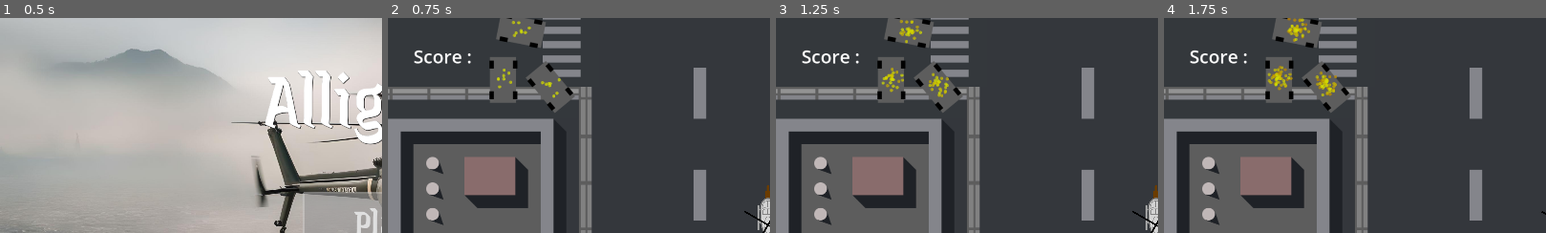
Above: before the commit, frames 1-4 (left to right).
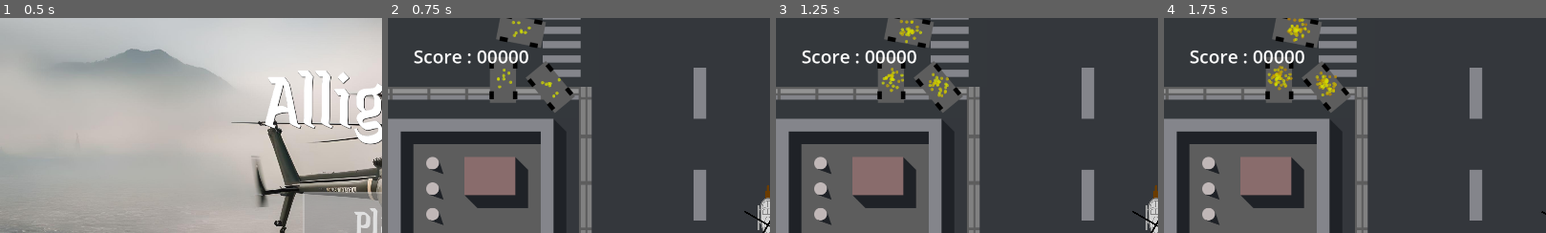
Above: after the commit, the same moments.

Repository: gargamal/alligator
Game: Godot game, scene res://Scene_Switcher/Menu/Menu.tscn
Two runs of this game, one before a commit and one after it. Both use one fixed random seed, a clock stepped at 60 frames per second and the inputs below.
Inputs:
- Up to frame 1 (0.5 s): no input
- Up to frame 2 (0.75 s): click "Play" at 0.5 s
- Up to frame 3 (1.25 s): no input
- Up to frame 4 (1.75 s): tap Enter at 1.25 s; hold Right (ui_right) from 1.28 s (still down)
The pictures show only the part of the screen within x 0-50%, y 0-50%; the shares and areas given below are measured in that part.

Frame 1 is identical in both runs. In frame 2, 0.5% of the frame differs, in the area x 23-37%, y 15-22%; in frame 3, 0.5%; in frame 4, 0.5%.

Commit message:
fix: boss next level / scoreboard / fire in map / collision with boss and boss collision with environnement

Diff:
--- a/Scene_Switcher/ammo/bombshell.tscn
+++ b/Scene_Switcher/ammo/bombshell.tscn
@@ -13,7 +13,7 @@
 
 [node name="bombshell" type="RigidBody2D"]
 collision_layer = 8
-collision_mask = 23
+collision_mask = 287
 script = ExtResource("1_53kau")
 speed_shoot = 25.0
 smooth = 1.0
--- a/Scene_Switcher/ammo/bullet.tscn
+++ b/Scene_Switcher/ammo/bullet.tscn
@@ -13,7 +13,7 @@
 
 [node name="bullet" type="RigidBody2D"]
 collision_layer = 8
-collision_mask = 23
+collision_mask = 287
 script = ExtResource("1_f3g1o")
 distance_max = 500.0
 
--- a/Scene_Switcher/enemy/Boss/Boss.tscn
+++ b/Scene_Switcher/enemy/Boss/Boss.tscn
@@ -133,6 +133,8 @@
 }
 
 [node name="Boss" type="CharacterBody2D"]
+collision_layer = 256
+collision_mask = 31
 script = ExtResource("1_t6j00")
 missile_scene = ExtResource("2_k8lls")
 life_max = 100.0
@@ -180,7 +182,6 @@
 position = Vector2(5.80055, 144.527)
 
 [node name="CollisionShape2D" type="CollisionPolygon2D" parent="."]
-visible = false
 position = Vector2(44, 0)
 polygon = PackedVector2Array(-292, 248, -236, 256, -212, 80, -164, 80, -148, 144, 68, 136, 76, 80, 132, 72, 164, 232, 260, 224, 284, -96, 4, -96, -300, -88)
 
--- a/Scene_Switcher/level/app_main_level_a.gd
+++ b/Scene_Switcher/level/app_main_level_a.gd
@@ -11,7 +11,7 @@
 signal next_level_is_boss(my_self)
 signal block_last_level(my_self)
 signal i_am_ready_level(my_self)
-signal add_point(my_self)
+signal add_point(point_value)
 
 @export var signal_next_level_has_sent :bool = false
 @export var signal_previous_level_has_sent :bool = false
@@ -27,7 +27,7 @@
 @export var artillery_scene :PackedScene
 @export var item_drop_scene :PackedScene
 @export_range(0.0, 1.0) var drop_chance :float = 0.2
-@export var points :int = 0
+@export var point_per_kill :int = 1
 
 var blocker :StaticBody2D
 var spawn_point :Node2D
@@ -58,7 +58,7 @@
 		var item_drop :ItemBox = item_drop_scene.instantiate()
 		world_drop_item.add_child(item_drop)
 		item_drop.global_position = enemy.global_position
-	emit_signal("add_point")
+	emit_signal("add_point", point_per_kill)
 
 func _on_enemy_is_ready(enemy :Enemy):
 	enemy.is_running = true
--- a/Scene_Switcher/level/game_level.gd
+++ b/Scene_Switcher/level/game_level.gd
@@ -3,7 +3,7 @@
 
 const HEIGHT :int = 1080
 const max_dist_diedbody :int = 3000
-const KILL_LIMIT_TO_CALL_BOSS :int = 10
+const KILL_LIMIT_TO_CALL_BOSS :int = 5
 
 @onready var level :Node2D = $level
 @onready var player = $player/player
@@ -30,7 +30,6 @@
 @export var level_scene_boss :PackedScene
 @export var item_scene : PackedScene
 @export var max_enemy :int = 4
-@export var points_per_kill :int = 1
 @export var Menu_scene :PackedScene
 
 var level_scene_instianble :Array =[]
@@ -74,35 +73,49 @@
 	level_a_0.block_player()
 
 	game = App_Game.load_game()
+	_on_add_point(0)
 
 func _on_spawn_new_level(actual_level :Node2D):
 	var level_scene :PackedScene = level_scene_instianble[rng.randi_range(0, level_scene_instianble.size() - 1)]
 	spawn_new_level(actual_level, level_scene.instantiate())
 
-func spawn_new_level(actual_level :Node2D, level_inst :App_Main_Level_A):
+func spawn_new_After_Boss(boss_level :Level_Boss, level_inst :App_Main_Level_A):
+	spawn_new_level(boss_level, level_inst, true)
+
+func spawn_new_level(actual_level :Node2D, level_inst :App_Main_Level_A, is_boss_level :bool = false):
 	level.call_deferred("add_child", level_inst)
 
 	level_inst.z_index = -1
 	level_inst.position.y = last_postion_level.y - HEIGHT
 	last_postion_level = level_inst.position
-	level_inst.previous = actual_level.next
-	if level_inst.previous:
-		level_inst.previous.next = level_inst
 	level_inst.world = enemy
 	level_inst.world_drop_item = drop_item
-	level_inst.points = points
 
 	level_inst.connect("spawn_new_level", _on_spawn_new_level)
 	level_inst.connect("block_last_level", _on_block_last_level)
 	level_inst.connect("i_am_ready_level", _on_level_is_ready)
 	level_inst.connect("add_point", _on_add_point)
-	level_inst.connect("next_level_is_boss", _on_next_level_is_boss)
+	level_inst.connect("next_level_is_boss", _on_spawn_boss_level)
 
 	level_inst.name = "Level_" + str(id_spawn)
 
-	print_debug("level_inst=",level_inst.name)
+	if is_boss_level:
+		manage_next_previous_boss(level_inst, actual_level)
+	else:
+		manage_next_previous(level_inst, actual_level)
 
 	id_spawn += 1
+
+
+func manage_next_previous_boss(level_inst :Node2D, boss_level :Level_Boss):
+	boss_level.next = level_inst
+	level_inst.previous = boss_level
+
+func manage_next_previous(level_inst :Node2D, actual_level :Node2D):
+	level_inst.previous = actual_level.next
+	level_inst.previous.next = level_inst
+	actual_level.next.next = level_inst
+
 
 func _on_level_is_ready(p_level :App_Main_Level_A):
 	var number_enemy_spawnable :int = max_enemy - enemy.get_children().filter(func(child): return child is Enemy and child.is_alive).size()
@@ -126,14 +139,15 @@
 			enemy_body.queue_free()
 
 
-func _on_add_point():
-	points += points_per_kill
-	var strText = str(points + 10 * nb_boss_spawned)
-	score_label.text = "Score : " + strText
-	nb_kill += 1
-	if nb_kill % KILL_LIMIT_TO_CALL_BOSS == 0:
-		for child_level in level.get_children():
-			child_level.boss_can_spawn = true
+func _on_add_point(point_value :int):
+	points += point_value
+	score_label.text = "Score : " + str("%05d" % points)
+	if point_value > 0:
+		nb_kill += 1
+		if nb_kill % KILL_LIMIT_TO_CALL_BOSS == 0:
+			for child_level in level.get_children():
+				if "boss_can_spawn" in child_level:
+					child_level.boss_can_spawn = true
 
 func _on_player_dead():
 	game_over_label.text = "GAME OVER"
@@ -162,13 +176,6 @@
 	get_tree().paused = false
 	game_over.hide()
 
-func _on_next_level_is_boss(actual_level :Node2D):
-	nb_boss_spawned += 1
-	points = 0
-	var strText = str(points + 10 * nb_boss_spawned)
-	score_label.text = "Score : " + strText
-	_on_spawn_boss_level(actual_level)
-
 func _on_spawn_boss_level(actual_level :Node2D):
 	if actual_level.next is Level_Boss or actual_level is Level_Boss:
 		return
@@ -177,22 +184,31 @@
 	level_boss.z_index = -1
 	level_boss.position.y = last_postion_level.y - HEIGHT
 	last_postion_level = level_boss.position
+
 	level_boss.previous = actual_level.next
 	level_boss.previous.next = level_boss
+
 	level_boss.world = enemy
-	level_boss.points = points
 	level_boss.player = player
 	level_boss.bullet_world = bullet
 	level_boss.difficulty_level = game.game_level.difficulty
 	level_boss.connect("next_map_with_hole", _on_next_map_with_hole)
 	level_boss.connect("next_map", _on_next_map)
+	level_boss.connect("add_point", _on_add_point)
+	level_boss.connect("block_last_level", _on_block_last_level)
 
 	level.call_deferred("add_child", level_boss)
 
 
-func _on_next_map_with_hole(actual_level :Level_Boss):
-	spawn_new_level(actual_level, level_scene_after_boss.instantiate())
-
-
-func _on_next_map(actual_level :Level_Boss):
-	_on_spawn_new_level(actual_level)
+func _on_next_map_with_hole(level_boss :Level_Boss):
+	spawn_new_After_Boss(level_boss, level_scene_after_boss.instantiate())
+	var level_scene :PackedScene = level_scene_instianble[rng.randi_range(0, level_scene_instianble.size() - 1)]
+	spawn_new_level(level_boss, level_scene.instantiate())
+
+
+func _on_next_map(level_boss :Level_Boss):
+	var normal_scene_after_boss :PackedScene = level_scene_instianble[rng.randi_range(0, level_scene_instianble.size() - 1)]
+	spawn_new_After_Boss(level_boss, normal_scene_after_boss.instantiate())
+
+	var level_scene :PackedScene = level_scene_instianble[rng.randi_range(0, level_scene_instianble.size() - 1)]
+	spawn_new_level(level_boss, level_scene.instantiate())
--- a/Scene_Switcher/level/level_A1.gd
+++ b/Scene_Switcher/level/level_A1.gd
@@ -63,7 +63,7 @@
 		Type_City.CITY_1_LEFT, Type_City.CITY_2_LEFT:
 			left_smokes.visible = true
 
-		Type_City.CITY_1_RIGHT, Type_City.CITY_2_LEFT:
+		Type_City.CITY_1_RIGHT, Type_City.CITY_2_RIGHT:
 			right_smokes.visible = true
 
 		Type_City.CITY_1_LEFT_AND_RIGHT, Type_City.CITY_2_LEFT_AND_RIGHT:
--- a/Scene_Switcher/level/level_A1.tscn
+++ b/Scene_Switcher/level/level_A1.tscn
@@ -44,7 +44,7 @@
 offsets = PackedFloat32Array(0, 0.335878, 0.705521, 0.778626, 0.977099, 1)
 colors = PackedColorArray(0.834999, 0.891277, 0, 1, 0.67451, 0.321569, 0, 1, 0.658911, 1.22733e-06, 9.62615e-08, 1, 0, 0, 0, 1, 0, 0, 0, 0.103448, 1, 1, 1, 0)
 
-[node name="level_a" type="Node2D"]
+[node name="level_a1" type="Node2D"]
 z_index = -1
 script = ExtResource("1_pduli")
 assault_tank_scene = ExtResource("2_jukn7")
@@ -104,7 +104,7 @@
 position = Vector2(-32, -32)
 scale = Vector2(0.25, 0.0588235)
 collision_layer = 16
-collision_mask = 15
+collision_mask = 271
 
 [node name="CollisionShape2D" type="CollisionShape2D" parent="left_border/StaticBody2D_Other"]
 position = Vector2(187.5, 552)
@@ -136,7 +136,7 @@
 position = Vector2(-32, -32)
 scale = Vector2(0.25, 0.0588235)
 collision_layer = 16
-collision_mask = 15
+collision_mask = 271
 
 [node name="CollisionShape2D" type="CollisionShape2D" parent="right_border/StaticBody2D_Other"]
 position = Vector2(102.4, 552)
@@ -146,7 +146,7 @@
 position = Vector2(-326.4, 0)
 scale = Vector2(0.8, 1)
 collision_layer = 16
-collision_mask = 15
+collision_mask = 271
 
 [node name="CollisionShape2D" type="CollisionShape2D" parent="right_border/limit"]
 position = Vector2(406, 0.470589)
--- a/Scene_Switcher/level/level_A2.tscn
+++ b/Scene_Switcher/level/level_A2.tscn
@@ -64,7 +64,7 @@
 position = Vector2(-32, -32)
 scale = Vector2(0.25, 0.0588235)
 collision_layer = 16
-collision_mask = 15
+collision_mask = 271
 
 [node name="CollisionShape2D" type="CollisionShape2D" parent="left_border/StaticBody2D_Other"]
 position = Vector2(187.5, 552)
@@ -96,7 +96,7 @@
 position = Vector2(-32, -32)
 scale = Vector2(0.25, 0.0588235)
 collision_layer = 16
-collision_mask = 15
+collision_mask = 271
 
 [node name="CollisionShape2D" type="CollisionShape2D" parent="right_border/StaticBody2D_Other"]
 position = Vector2(102.4, 552)
--- a/Scene_Switcher/level/level_boss.gd
+++ b/Scene_Switcher/level/level_boss.gd
@@ -4,15 +4,19 @@
 signal spawn_boss(my_self)
 signal next_map(my_self)
 signal next_map_with_hole(my_self)
+signal block_last_level(my_self)
+signal add_point(point_value)
 
 enum Map_Choice { BOSS_BUILDING, BOSS_FIRE, BOSS_HOLE }
 
 @onready var city_boss_building = $Sprites/City_boss_building
 @onready var city_boss_fire = $Sprites/City_boss_fire
 @onready var city_boss_hole = $Sprites/City_boss_hole
-@onready var top_limit = $top_border/limit
+@onready var top_limit = $top_border
+@onready var player_border = $player_border
 @onready var point_spawn = $point_spawn
 @onready var city_boss_death = $Sprites/City_boss_death
+@onready var blocker = $blocker
 
 @export var boss_scene :PackedScene
 @export var world :Node2D
@@ -21,27 +25,40 @@
 @export var player :Player
 @export var bullet_world :Node2D
 @export var difficulty_level :App_Game.Type_Difficulty
-@export var points: int = 0
+@export var point_per_kill :int = 10
 
 
+var signal_previous_level_has_sent :bool = false
 var rng = RandomNumberGenerator.new()
 var array_map_choice :Array = []
 var map_choice :Map_Choice
+var block_player_is_done :bool = false
 
 func _ready():
 	array_map_choice.append(city_boss_building)
 	array_map_choice.append(city_boss_fire)
 	array_map_choice.append(city_boss_hole)
-	star_map()
+	choice_map()
 	spawn()
 
 
-func star_map():
+func choice_map():
 	for map in array_map_choice:
 		map.visible = false
 
 	map_choice = rng.randi_range(0, array_map_choice.size() - 1) as Map_Choice
 	array_map_choice[map_choice].visible = true
+	if map_choice == Map_Choice.BOSS_HOLE:
+		emit_signal("next_map_with_hole", self)
+	else:
+		emit_signal("next_map", self)
+
+
+func block_player():
+	if not block_player_is_done:
+		block_player_is_done = true
+		blocker.collision_layer = App_Main_Level_A.COLLISION_DECOR
+		blocker.collision_mask = App_Main_Level_A.COLLISION_PLAYER
 
 
 func spawn():
@@ -59,10 +76,17 @@
 
 func _on_boss_is_dead():
 	top_limit.collision_layer = 0
-	for map in array_map_choice:
-		map.visible = false
-	city_boss_death.visible = true
-	if map_choice == Map_Choice.BOSS_HOLE:
-		emit_signal("next_map_with_hole", self)
-	else:
-		emit_signal("next_map", self)
+	top_limit.collision_mask = 0
+	player_border.collision_layer = 0
+	player_border.collision_mask = 0
+	if map_choice != Map_Choice.BOSS_HOLE:
+		for map in array_map_choice:
+			map.visible = false
+		city_boss_death.visible = true
+	emit_signal("add_point", point_per_kill)
+
+
+func _on_block_last_level_body_entered(body):
+	if not signal_previous_level_has_sent and body is Player:
+		signal_previous_level_has_sent = true
+		emit_signal("block_last_level", self)
--- a/Scene_Switcher/level/level_boss.tscn
+++ b/Scene_Switcher/level/level_boss.tscn
@@ -18,6 +18,15 @@
 
 [sub_resource type="RectangleShape2D" id="RectangleShape2D_l5kvw"]
 size = Vector2(2410, 320)
+
+[sub_resource type="RectangleShape2D" id="RectangleShape2D_754kn"]
+size = Vector2(2410, 576)
+
+[sub_resource type="RectangleShape2D" id="RectangleShape2D_dvwh7"]
+size = Vector2(1930, 266)
+
+[sub_resource type="RectangleShape2D" id="RectangleShape2D_bprwd"]
+size = Vector2(1930, 266)
 
 [node name="level_boss" type="Node2D"]
 script = ExtResource("1_jntny")
@@ -63,7 +72,7 @@
 
 [node name="limit" type="StaticBody2D" parent="left_border"]
 collision_layer = 16
-collision_mask = 15
+collision_mask = 271
 
 [node name="CollisionShape2D" type="CollisionShape2D" parent="left_border/limit"]
 position = Vector2(7, 0.470589)
@@ -87,22 +96,48 @@
 position = Vector2(-326.4, 0)
 scale = Vector2(0.8, 1)
 collision_layer = 16
-collision_mask = 15
+collision_mask = 271
 
 [node name="CollisionShape2D" type="CollisionShape2D" parent="right_border/limit"]
 position = Vector2(406, 0.470589)
 shape = SubResource("RectangleShape2D_htjal")
 debug_color = Color(0.768046, 0.445917, 0.0402837, 0.42)
 
-[node name="top_border" type="Node2D" parent="."]
-
-[node name="limit" type="StaticBody2D" parent="top_border"]
+[node name="top_border" type="StaticBody2D" parent="."]
 position = Vector2(-326.4, 0)
 scale = Vector2(0.8, 1)
 collision_layer = 16
-collision_mask = 15
+collision_mask = 271
 
-[node name="CollisionShape2D" type="CollisionShape2D" parent="top_border/limit"]
+[node name="CollisionShape2D" type="CollisionShape2D" parent="top_border"]
 position = Vector2(1603, 160)
 shape = SubResource("RectangleShape2D_l5kvw")
 debug_color = Color(0.768046, 0.445917, 0.0402837, 0.42)
+
+[node name="player_border" type="StaticBody2D" parent="."]
+position = Vector2(-326.4, 0)
+scale = Vector2(0.8, 1)
+collision_layer = 128
+
+[node name="CollisionShape2D" type="CollisionShape2D" parent="player_border"]
+position = Vector2(1603, 288)
+shape = SubResource("RectangleShape2D_754kn")
+debug_color = Color(0, 0.640339, 0.351389, 0.42)
+
+[node name="block_last_level" type="Area2D" parent="."]
+
+[node name="CollisionShape2D" type="CollisionShape2D" parent="block_last_level"]
+position = Vector2(960, 704)
+shape = SubResource("RectangleShape2D_dvwh7")
+debug_color = Color(0.647492, 0.521134, 3.85046e-07, 0.42)
+
+[node name="blocker" type="StaticBody2D" parent="." groups=["decor_static"]]
+collision_layer = 0
+collision_mask = 0
+
+[node name="CollisionShape2D" type="CollisionShape2D" parent="blocker"]
+position = Vector2(960, 944)
+shape = SubResource("RectangleShape2D_bprwd")
+debug_color = Color(0.954705, 0.109504, 0.462659, 0.42)
+
+[connection signal="body_entered" from="block_last_level" to="." method="_on_block_last_level_body_entered"]
--- a/Scene_Switcher/player/player.tscn
+++ b/Scene_Switcher/player/player.tscn
@@ -75,7 +75,7 @@
 
 [node name="player" type="CharacterBody2D"]
 z_index = 2
-collision_mask = 18
+collision_mask = 402
 script = ExtResource("1_8wmr0")
 bullet_scene = ExtResource("2_fvypt")
 
--- a/project.godot
+++ b/project.godot
@@ -60,6 +60,8 @@
 2d_physics/layer_5="decor_static"
 2d_physics/layer_6="dead_enemy"
 2d_physics/layer_7="missile_landing"
+2d_physics/layer_8="blocker_player"
+2d_physics/layer_9="boss"
 
 [rendering]
 
Not shown: 1 places in Scene_Switcher/ammo/bombshell.tscn that only renumber resources
Not shown: 1 places in Scene_Switcher/enemy/Boss/Boss.tscn that only renumber resources
Not shown: 1 places in Scene_Switcher/level/game_level.tscn that only renumber resources
Not shown: 1 places in Scene_Switcher/level/level_A1.tscn that only renumber resources
Not shown: 1 places in Scene_Switcher/level/level_A2.tscn that only renumber resources
Not shown: 1 places in Scene_Switcher/level/level_boss.tscn that only renumber resources
